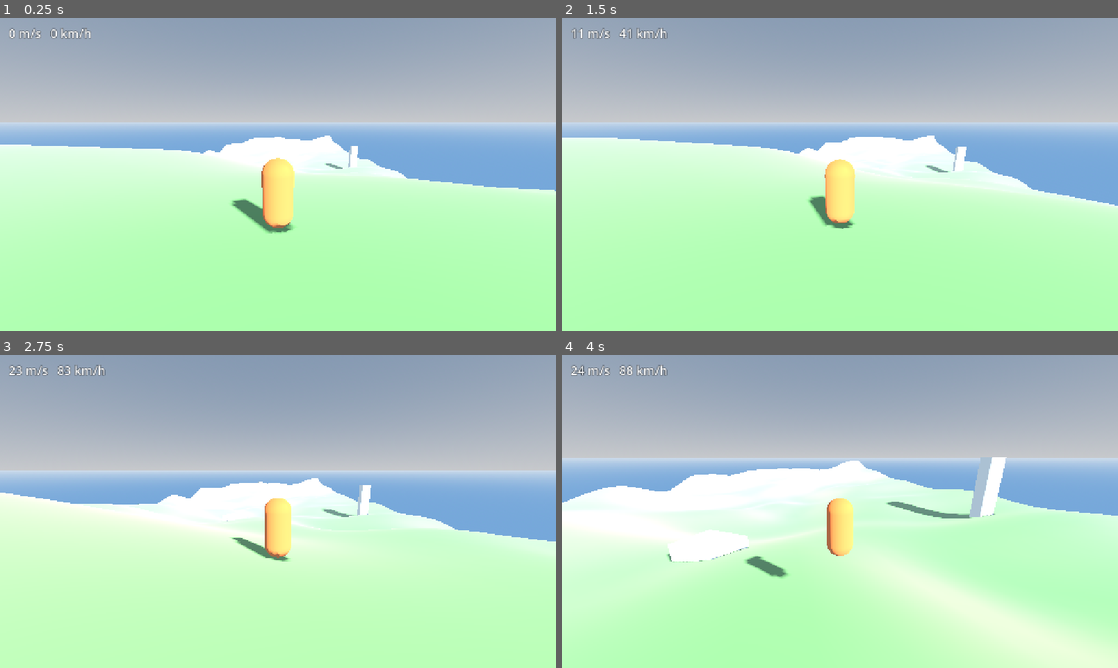
Above: before the commit, frames 1-4 (two rows, left to right).
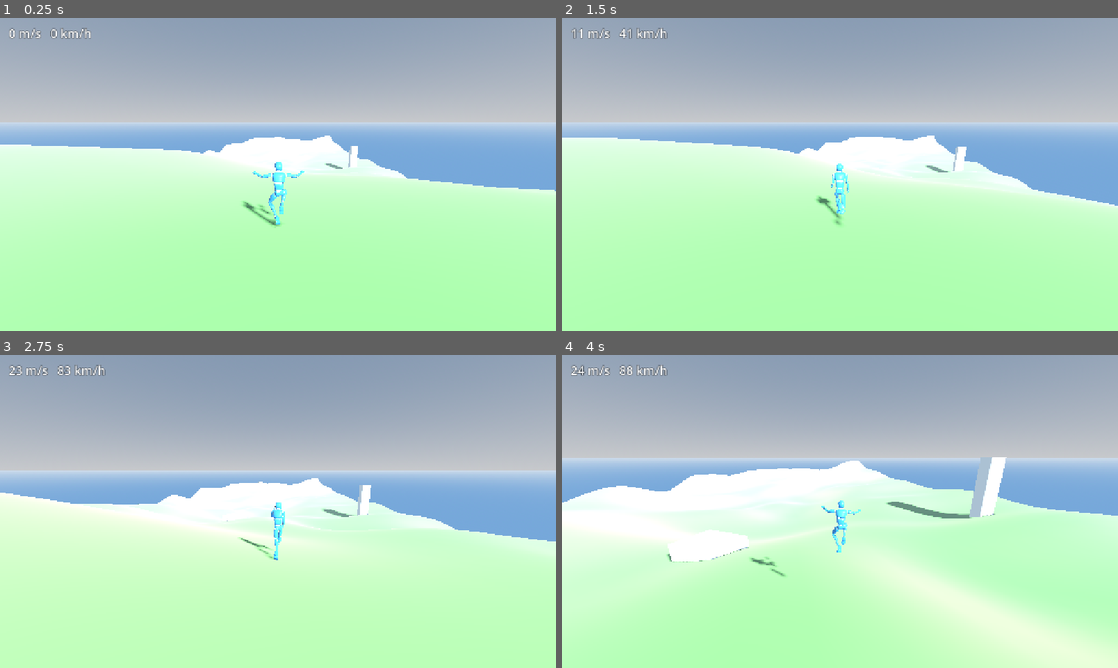
Above: after the commit, the same moments.

Repository: Gabriel42/Philosopher-s-Paradise
Game: Godot game, scene res://scenes/main/main.tscn
Same seed, same stepped clock (60 frames per second), same inputs: the game is played once before the commit and once after it.
Inputs (mouse positions are in pixels of both pictures, inside the frame that each line leads up to):
- Up to frame 1 (0.25 s): no input
- Up to frame 2 (1.5 s): move the mouse to (867, 174) at 0.52 s; hold W (move_forward) from 0.53 s (still down); tap Space (jump) at 0.6, 0.77, 1.07 s; move the mouse to (812, 174) at 1.27 s; tap Shift (fast_fall) at 1.35 s
- Up to frame 3 (2.75 s): keep holding W (move_forward); tap Space (jump) at 1.52, 1.55, 1.82, 2.1 s; move the mouse to (289, 505) at 2.02 s
- Up to frame 4 (4 s): keep holding W (move_forward); move the mouse to (834, 517) at 2.77 s; tap Shift (fast_fall) at 2.85 s; tap Space (jump) at 3.02, 3.05, 3.32, 3.6, 3.77 s; move the mouse to (878, 514) at 3.52 s

The runs differ from the first frame. In frame 1, 1.6% of the frame differs, in the area x 41-55%, y 44-69%; in frame 2, 1.2%; in frame 3, 1.0%; in frame 4, 1.1%.

Commit message:
Use Mannequiny as the runner model, with idle/run/jump animations
- RunnerModel (scenes/player/runner_model.tscn + .gd) wraps the Mannequiny
  model (GDQuest, CC-BY 4.0, credited in CREDITS.md) and picks idle, run
  (sped up with ground speed) or the jump pose in the air.
- The first blocky human built from Godot shapes is kept as
  blocky_model.tscn (not used).
- Tests: model idles standing, runs when moving, jumps in the air.

Co-Authored-By: Claude Opus 5.5 <noreply@anthropic.com>

Diff:
--- /dev/null
+++ b/scenes/player/blocky_model.tscn
@@ -0,0 +1,151 @@
+[gd_scene load_steps=14 format=3]
+
+[sub_resource type="StandardMaterial3D" id="Mat_skin"]
+albedo_color = Color(0.93, 0.74, 0.6, 1)
+
+[sub_resource type="StandardMaterial3D" id="Mat_shirt"]
+albedo_color = Color(0.95, 0.45, 0.2, 1)
+
+[sub_resource type="StandardMaterial3D" id="Mat_pants"]
+albedo_color = Color(0.2, 0.25, 0.4, 1)
+
+[sub_resource type="StandardMaterial3D" id="Mat_dark"]
+albedo_color = Color(0.12, 0.12, 0.16, 1)
+
+[sub_resource type="BoxMesh" id="Mesh_chest"]
+size = Vector3(0.42, 0.5, 0.24)
+
+[sub_resource type="BoxMesh" id="Mesh_pelvis"]
+size = Vector3(0.36, 0.2, 0.22)
+
+[sub_resource type="CylinderMesh" id="Mesh_neck"]
+top_radius = 0.05
+bottom_radius = 0.06
+height = 0.1
+
+[sub_resource type="SphereMesh" id="Mesh_head"]
+radius = 0.12
+height = 0.26
+
+[sub_resource type="BoxMesh" id="Mesh_visor"]
+size = Vector3(0.18, 0.05, 0.04)
+
+[sub_resource type="CapsuleMesh" id="Mesh_upper_arm"]
+radius = 0.055
+height = 0.32
+
+[sub_resource type="CapsuleMesh" id="Mesh_forearm"]
+radius = 0.05
+height = 0.3
+
+[sub_resource type="CapsuleMesh" id="Mesh_thigh"]
+radius = 0.08
+height = 0.48
+
+[sub_resource type="CapsuleMesh" id="Mesh_shin"]
+radius = 0.065
+height = 0.44
+
+[sub_resource type="BoxMesh" id="Mesh_foot"]
+size = Vector3(0.12, 0.08, 0.26)
+
+[node name="BlockyModel" type="Node3D"]
+
+[node name="Pelvis" type="MeshInstance3D" parent="."]
+transform = Transform3D(1, 0, 0, 0, 1, 0, 0, 0, 1, 0, 0.98, 0)
+mesh = SubResource("Mesh_pelvis")
+surface_material_override/0 = SubResource("Mat_pants")
+
+[node name="Chest" type="MeshInstance3D" parent="."]
+transform = Transform3D(1, 0, 0, 0, 1, 0, 0, 0, 1, 0, 1.33, 0)
+mesh = SubResource("Mesh_chest")
+surface_material_override/0 = SubResource("Mat_shirt")
+
+[node name="Neck" type="MeshInstance3D" parent="."]
+transform = Transform3D(1, 0, 0, 0, 1, 0, 0, 0, 1, 0, 1.6, 0)
+mesh = SubResource("Mesh_neck")
+surface_material_override/0 = SubResource("Mat_skin")
+
+[node name="Head" type="MeshInstance3D" parent="."]
+transform = Transform3D(1, 0, 0, 0, 1, 0, 0, 0, 1, 0, 1.71, 0)
+mesh = SubResource("Mesh_head")
+surface_material_override/0 = SubResource("Mat_skin")
+
+[node name="Visor" type="MeshInstance3D" parent="Head"]
+transform = Transform3D(1, 0, 0, 0, 1, 0, 0, 0, 1, 0, 0.02, -0.1)
+mesh = SubResource("Mesh_visor")
+surface_material_override/0 = SubResource("Mat_dark")
+
+[node name="LeftShoulder" type="Node3D" parent="."]
+transform = Transform3D(1, 0, 0, 0, 1, 0, 0, 0, 1, -0.27, 1.53, 0)
+
+[node name="UpperArm" type="MeshInstance3D" parent="LeftShoulder"]
+transform = Transform3D(1, 0, 0, 0, 1, 0, 0, 0, 1, 0, -0.14, 0)
+mesh = SubResource("Mesh_upper_arm")
+surface_material_override/0 = SubResource("Mat_shirt")
+
+[node name="Elbow" type="Node3D" parent="LeftShoulder"]
+transform = Transform3D(1, 0, 0, 0, 1, 0, 0, 0, 1, 0, -0.29, 0)
+
+[node name="Forearm" type="MeshInstance3D" parent="LeftShoulder/Elbow"]
+transform = Transform3D(1, 0, 0, 0, 1, 0, 0, 0, 1, 0, -0.14, 0)
+mesh = SubResource("Mesh_forearm")
+surface_material_override/0 = SubResource("Mat_skin")
+
+[node name="RightShoulder" type="Node3D" parent="."]
+transform = Transform3D(1, 0, 0, 0, 1, 0, 0, 0, 1, 0.27, 1.53, 0)
+
+[node name="UpperArm" type="MeshInstance3D" parent="RightShoulder"]
+transform = Transform3D(1, 0, 0, 0, 1, 0, 0, 0, 1, 0, -0.14, 0)
+mesh = SubResource("Mesh_upper_arm")
+surface_material_override/0 = SubResource("Mat_shirt")
+
+[node name="Elbow" type="Node3D" parent="RightShoulder"]
+transform = Transform3D(1, 0, 0, 0, 1, 0, 0, 0, 1, 0, -0.29, 0)
+
+[node name="Forearm" type="MeshInstance3D" parent="RightShoulder/Elbow"]
+transform = Transform3D(1, 0, 0, 0, 1, 0, 0, 0, 1, 0, -0.14, 0)
+mesh = SubResource("Mesh_forearm")
+surface_material_override/0 = SubResource("Mat_skin")
+
+[node name="LeftHip" type="Node3D" parent="."]
+transform = Transform3D(1, 0, 0, 0, 1, 0, 0, 0, 1, -0.1, 0.92, 0)
+
+[node name="Thigh" type="MeshInstance3D" parent="LeftHip"]
+transform = Transform3D(1, 0, 0, 0, 1, 0, 0, 0, 1, 0, -0.22, 0)
+mesh = SubResource("Mesh_thigh")
+surface_material_override/0 = SubResource("Mat_pants")
+
+[node name="Knee" type="Node3D" parent="LeftHip"]
+transform = Transform3D(1, 0, 0, 0, 1, 0, 0, 0, 1, 0, -0.44, 0)
+
+[node name="Shin" type="MeshInstance3D" parent="LeftHip/Knee"]
+transform = Transform3D(1, 0, 0, 0, 1, 0, 0, 0, 1, 0, -0.2, 0)
+mesh = SubResource("Mesh_shin")
+surface_material_override/0 = SubResource("Mat_pants")
+
+[node name="Foot" type="MeshInstance3D" parent="LeftHip/Knee"]
+transform = Transform3D(1, 0, 0, 0, 1, 0, 0, 0, 1, 0, -0.44, -0.05)
+mesh = SubResource("Mesh_foot")
+surface_material_override/0 = SubResource("Mat_dark")
+
+[node name="RightHip" type="Node3D" parent="."]
+transform = Transform3D(1, 0, 0, 0, 1, 0, 0, 0, 1, 0.1, 0.92, 0)
+
+[node name="Thigh" type="MeshInstance3D" parent="RightHip"]
+transform = Transform3D(1, 0, 0, 0, 1, 0, 0, 0, 1, 0, -0.22, 0)
+mesh = SubResource("Mesh_thigh")
+surface_material_override/0 = SubResource("Mat_pants")
+
+[node name="Knee" type="Node3D" parent="RightHip"]
+transform = Transform3D(1, 0, 0, 0, 1, 0, 0, 0, 1, 0, -0.44, 0)
+
+[node name="Shin" type="MeshInstance3D" parent="RightHip/Knee"]
+transform = Transform3D(1, 0, 0, 0, 1, 0, 0, 0, 1, 0, -0.2, 0)
+mesh = SubResource("Mesh_shin")
+surface_material_override/0 = SubResource("Mat_pants")
+
+[node name="Foot" type="MeshInstance3D" parent="RightHip/Knee"]
+transform = Transform3D(1, 0, 0, 0, 1, 0, 0, 0, 1, 0, -0.44, -0.05)
+mesh = SubResource("Mesh_foot")
+surface_material_override/0 = SubResource("Mat_dark")
--- a/scenes/player/runner.gd
+++ b/scenes/player/runner.gd
@@ -28,7 +28,7 @@
 @onready var _pivot: Node3D = $CameraPivot
 @onready var _arm: SpringArm3D = $CameraPivot/SpringArm3D
 @onready var _camera: Camera3D = $CameraPivot/SpringArm3D/Camera3D
-@onready var _model: Node3D = $Model
+@onready var _model: RunnerModel = $Model
 @onready var _speed_label: Label = $Hud/Speed
 
 
@@ -151,6 +151,7 @@
 
 func _update_visuals() -> void:
 	_model.rotation.y = atan2(-heading.x, -heading.z)
+	_model.animate(speed if is_on_floor() else 0.0, is_on_floor())
 	var now := velocity.length()
 	var fast := clampf(now / movement.max_speed, 0.0, 1.0)
 	_arm.spring_length = lerpf(movement.camera_distance, movement.camera_distance_fast, fast)
--- a/scenes/player/runner.tscn
+++ b/scenes/player/runner.tscn
@@ -1,24 +1,12 @@
-[gd_scene load_steps=9 format=3]
+[gd_scene load_steps=6 format=3]
 
 [ext_resource type="Script" path="res://scenes/player/runner.gd" id="1_runner"]
 [ext_resource type="Resource" path="res://resources/movement.tres" id="2_movement"]
+[ext_resource type="PackedScene" path="res://scenes/player/runner_model.tscn" id="3_model"]
 
 [sub_resource type="CapsuleShape3D" id="Shape_body"]
 radius = 0.4
 height = 1.8
-
-[sub_resource type="CapsuleMesh" id="Mesh_body"]
-radius = 0.4
-height = 1.8
-
-[sub_resource type="StandardMaterial3D" id="Mat_body"]
-albedo_color = Color(0.95, 0.45, 0.2, 1)
-
-[sub_resource type="BoxMesh" id="Mesh_nose"]
-size = Vector3(0.25, 0.25, 0.4)
-
-[sub_resource type="StandardMaterial3D" id="Mat_nose"]
-albedo_color = Color(0.15, 0.15, 0.2, 1)
 
 [sub_resource type="LabelSettings" id="Label_speed"]
 font_size = 28
@@ -33,17 +21,7 @@
 transform = Transform3D(1, 0, 0, 0, 1, 0, 0, 0, 1, 0, 0.9, 0)
 shape = SubResource("Shape_body")
 
-[node name="Model" type="Node3D" parent="."]
-
-[node name="Body" type="MeshInstance3D" parent="Model"]
-transform = Transform3D(1, 0, 0, 0, 1, 0, 0, 0, 1, 0, 0.9, 0)
-mesh = SubResource("Mesh_body")
-surface_material_override/0 = SubResource("Mat_body")
-
-[node name="Nose" type="MeshInstance3D" parent="Model"]
-transform = Transform3D(1, 0, 0, 0, 1, 0, 0, 0, 1, 0, 1.35, -0.45)
-mesh = SubResource("Mesh_nose")
-surface_material_override/0 = SubResource("Mat_nose")
+[node name="Model" parent="." instance=ExtResource("3_model")]
 
 [node name="CameraPivot" type="Node3D" parent="."]
 transform = Transform3D(1, 0, 0, 0, 1, 0, 0, 0, 1, 0, 1.4, 0)
--- /dev/null
+++ b/scenes/player/runner_model.gd
@@ -0,0 +1,47 @@
+class_name RunnerModel
+extends Node3D
+## How the runner looks: the Mannequiny model (GDQuest, CC-BY 4.0) and its
+## animations. [Runner] calls [method animate] every physics frame; this only
+## shows the state, it never changes movement.
+
+## Ground speed (m/s) at which the run animation plays at its own pace.
+@export var run_pace_speed := 7.0
+## The run animation never plays slower or faster than this many times its pace.
+@export var min_run_scale := 0.6
+@export var max_run_scale := 2.5
+## Below this ground speed (m/s) the runner stands idle.
+@export var idle_below := 0.5
+## Cross-fade time between animations (s).
+@export var blend_time := 0.15
+
+@onready var _anim: AnimationPlayer = $Mannequiny/AnimationPlayer
+
+
+func _ready() -> void:
+	for looping: String in ["idle", "run"]:
+		_anim.get_animation(looping).loop_mode = Animation.LOOP_LINEAR
+	_anim.play("idle")
+
+
+## Picks the animation for this frame: idle, run (faster with [param speed])
+## or the jump pose in the air.
+func animate(speed: float, on_floor: bool) -> void:
+	if not on_floor:
+		_play("air_jump")
+		_anim.speed_scale = 1.0
+	elif speed < idle_below:
+		_play("idle")
+		_anim.speed_scale = 1.0
+	else:
+		_play("run")
+		_anim.speed_scale = clampf(speed / run_pace_speed, min_run_scale, max_run_scale)
+
+
+## The animation playing now (for tests).
+func current_animation() -> String:
+	return _anim.current_animation if _anim.is_playing() else _anim.assigned_animation
+
+
+func _play(anim_name: String) -> void:
+	if _anim.assigned_animation != anim_name:
+		_anim.play(anim_name, blend_time)
--- /dev/null
+++ b/scenes/player/runner_model.tscn
@@ -0,0 +1,10 @@
+[gd_scene load_steps=3 format=3]
+
+[ext_resource type="Script" path="res://scenes/player/runner_model.gd" id="1_model"]
+[ext_resource type="PackedScene" path="res://assets/art/characters/mannequiny/mannequiny.glb" id="2_mannequiny"]
+
+[node name="RunnerModel" type="Node3D"]
+script = ExtResource("1_model")
+
+[node name="Mannequiny" parent="." instance=ExtResource("2_mannequiny")]
+transform = Transform3D(-1, 0, 0, 0, 1, 0, 0, 0, -1, 0, 0, 0)
--- a/tests/player/test_runner.gd
+++ b/tests/player/test_runner.gd
@@ -57,3 +57,21 @@
 		await _wait(1)
 		frames += 1
 	assert_true(frames < 30, "landed after %d frames (a normal jump is about 44)" % frames)
+
+
+func test_model_idles_standing_and_runs_when_moving() -> void:
+	var model := runner.get_node("Model") as RunnerModel
+	await _wait(60)
+	assert_eq(model.current_animation(), "idle", "standing")
+	runner.move_input = Vector2(0.0, 1.0)
+	await _wait(60)
+	assert_eq(model.current_animation(), "run", "running")
+
+
+func test_model_jumps_in_the_air() -> void:
+	var model := runner.get_node("Model") as RunnerModel
+	await _wait(60)
+	runner.wants_jump = true
+	await _wait(10)
+	assert_false(runner.is_on_floor(), "in the air")
+	assert_eq(model.current_animation(), "air_jump", "in the air")
Not shown, added: assets/art/characters/mannequiny/LICENSE.txt
Binary file added: assets/art/characters/mannequiny/mannequiny.glb
Not shown, added: assets/art/characters/mannequiny/mannequiny.glb.import
Not shown, added: scenes/player/runner_model.gd.uid
Not shown, changed: CLAUDE.md
Not shown, added: CREDITS.md
Not shown, changed: docs/verified.md
